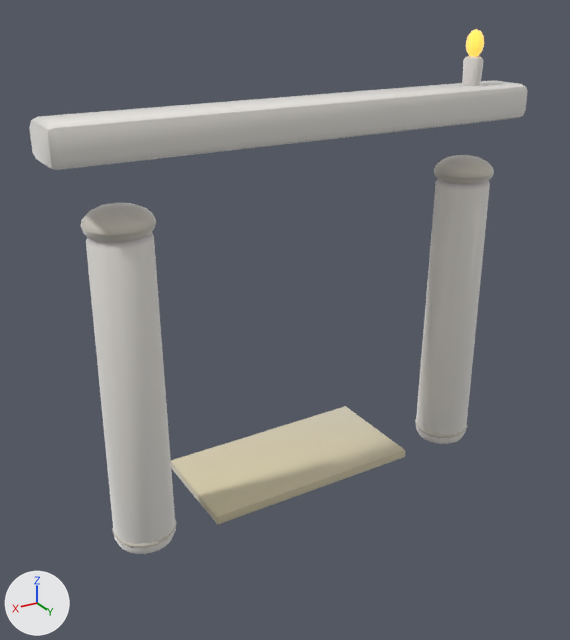
Two versions of the glTF model assets/models/gates/4143b986.glb, one commit apart.
Before and after are seen from a 50 mm camera at (3.95, 6.09, 5.01) aimed at (0.12, -0.28, 1.82). Lighting does not change. The marker at lower left points along +X, +Y and +Z. The older version comes first. Vertices at exactly the same position are counted once.

The older version as bpy lines, for what is in view:
```python
me_gate_4143b986 = bpy.data.meshes.new('gate_4143b986')
me_gate_4143b986.from_pydata(...)  # 1322 vertices, 2596 faces; spans x -2.47..2.46, y -1.0..0.31, z -0.01..4.58
# faces by material slot: [696, 1152, 108, 432, 100, 108]
me_gate_4143b986.materials.append(mat_clay__f5f1ea_0_92)
me_gate_4143b986.materials.append(mat_clay__d8d2c4_0_95)
me_gate_4143b986.materials.append(mat_clay__f5f1ea_0_93)
me_gate_4143b986.materials.append(mat_clay__d8d2c4_0_92)
me_gate_4143b986.materials.append(mat_clay__ffc94e_0_95__ffc94e)
me_gate_4143b986.materials.append(mat_clay__d8cca8_0_93)
ob_gate_4143b986 = bpy.data.objects.new('gate_4143b986', me_gate_4143b986)
ob_gate_4143b986.location = (0.0, 0.0, 0.0)
```
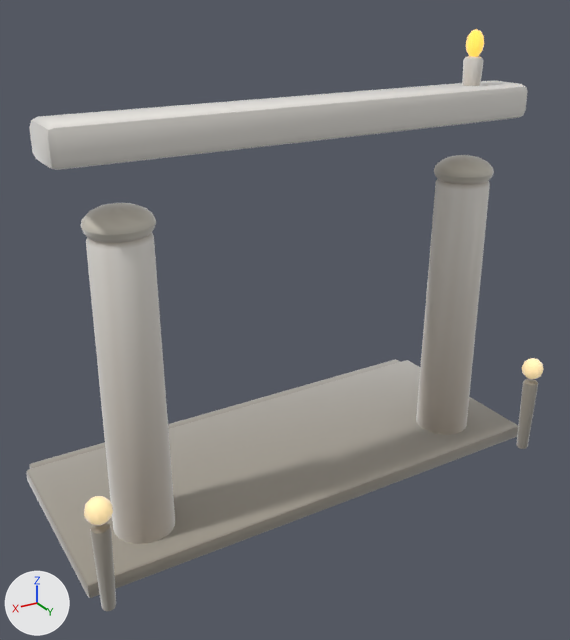
Where the change shows, as pixel boxes [x1, y1, x2, y2] in the pictures (570 x 640 px):
'gate_4143b986', reshaped (11% taller)
    before: [29, 29, 528, 554]
    after: [26, 29, 544, 611]
part 1 of me_gate_4143b986, added
    after: [522, 358, 544, 379]
part 2 of me_gate_4143b986, added (beige)
    after: [84, 496, 113, 525]
part 3 of me_gate_4143b986, added
    after: [516, 379, 538, 449]
part 4 of me_gate_4143b986, added
    after: [90, 522, 116, 611]
part 5 of me_gate_4143b986, added
    after: [26, 360, 518, 598]
part 6 of me_gate_4143b986, added
    after: [30, 359, 400, 469]
part 7 of me_gate_4143b986, recoloured
    before: [98, 69, 480, 554]
    after: [98, 69, 480, 544]

Edits to the bpy script that builds the scene:
```text
Add mat_clay__9e978a_0_93:
    mat_clay__9e978a_0_93 = bpy.data.materials.new('clay_#9E978A_0.93_-')
    # nodes: BsdfPrincipled, Mix, OutputMaterial, VertexColor
    # colours: grey #9e978a, mixed with the vertex colours
Add mat_clay__b9b2a2_0_93:
    mat_clay__b9b2a2_0_93 = bpy.data.materials.new('clay_#B9B2A2_0.93_-')
    # nodes: BsdfPrincipled, Mix, OutputMaterial, VertexColor
    # colours: grey #b9b2a2, mixed with the vertex colours
Add mat_clay__ffe2a8_0_95__ffe2a8:
    mat_clay__ffe2a8_0_95__ffe2a8 = bpy.data.materials.new('clay_#FFE2A8_0.95_#FFE2A8')
    # nodes: BsdfPrincipled, Mix, OutputMaterial, VertexColor
    # colours: beige #bca67a, beige #ffe2a8, mixed with the vertex colours
Change me_gate_4143b986:
    used by ob_gate_4143b986; location = (0.0, 0.0, 0.0)
    remove me_gate_4143b986.from_pydata(...)  # 1322 vertices, 2596 faces; spans x -2.47..2.46, y -1.0..0.31, z -0.01..4.58
    add me_gate_4143b986.from_pydata(...)  # 1822 vertices, 3568 faces; spans x -2.64..2.64, y -1.71..0.84, z -0.01..4.58
    me_gate_4143b986 part 1: a new loose piece, a UV sphere (10 segments, 6 rings, poles along z) spanning x -2.63..-2.39, y 0.61..0.84, z 0.9..1.14, in mat_clay__ffe2a8_0_95__ffe2a8
    me_gate_4143b986 part 2: a new loose piece, a UV sphere (10 segments, 6 rings, poles along z) spanning x 2.39..2.63, y 0.61..0.83, z 0.9..1.14, in mat_clay__ffe2a8_0_95__ffe2a8
    me_gate_4143b986 part 3: a new loose piece of 114 vertices spanning x -2.59..-2.42, y 0.64..0.81, z -0.01..0.87, in mat_clay__9e978a_0_93
    me_gate_4143b986 part 4: a new loose piece of 114 vertices spanning x 2.42..2.59, y 0.64..0.8, z 0.0..0.86, in mat_clay__9e978a_0_93
    me_gate_4143b986 part 5: a new loose piece of 56 vertices spanning x -2.64..2.64, y -1.55..0.55, z 0.0..0.16, in mat_clay__9e978a_0_93
    me_gate_4143b986 part 6: a new loose piece of 56 vertices spanning x -2.56..2.56, y -1.71..-1.37, z 0.0..0.12, in mat_clay__9e978a_0_93
    me_gate_4143b986 part 7: 2568 kept faces spanning x -2.47..2.46, y -1.0..0.31, z -0.01..4.56 get new vertex colours
    other edits to the shape of me_gate_4143b986 do not show in these pictures
    add me_gate_4143b986.materials.append(mat_clay__9e978a_0_93)
    add me_gate_4143b986.materials.append(mat_clay__b9b2a2_0_93)
    add me_gate_4143b986.materials.append(mat_clay__ffe2a8_0_95__ffe2a8)
```
